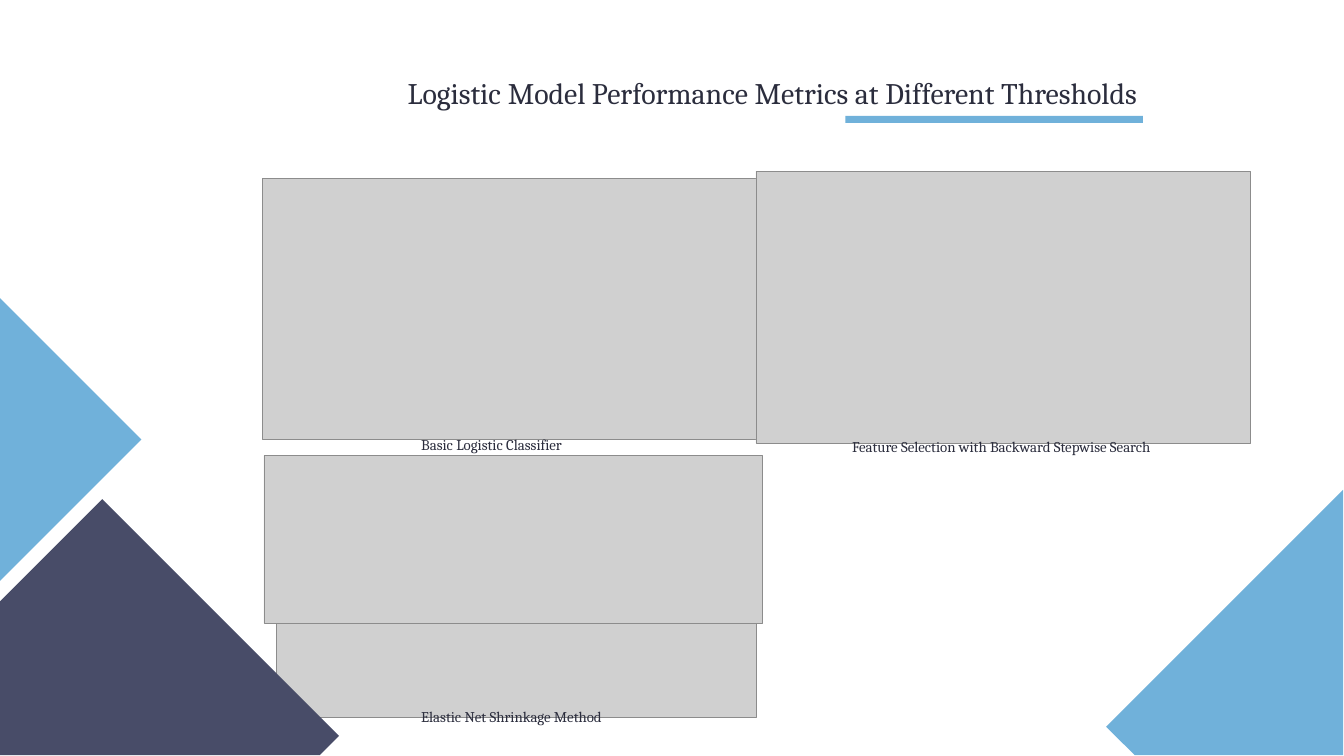
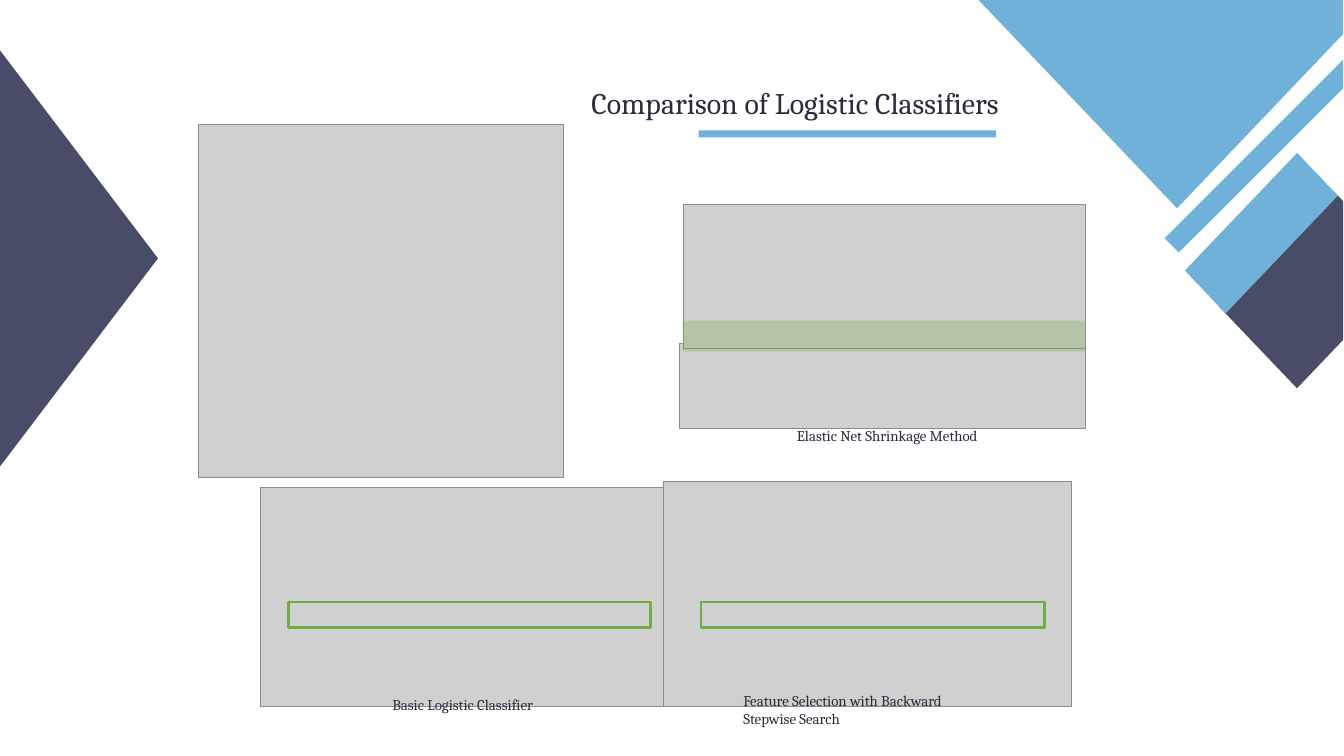
Before and after one commit to ztutar/Employee_Attrition_Classification_StatisticalLearning_FinalProject, a slide deck: slide 21 of TUTAR_OZEN_Project_Presentation.pptx (slide 22 before the commit). Drawn at 1344x756 pixels with LibreOffice and Linux fonts; fonts in the diff are those of the drawing; grey boxes stand for pictures. Boxes give left, top, right and bottom in pixels: in the first picture for what was removed or moved away, otherwise in the second. Text is boxed around its words. In the diff, an @@ line names an element or a change of style, - is before the commit and + after.

```diff
--- a/TUTAR_OZEN_Project_Presentation.pptx
+++ b/TUTAR_OZEN_Project_Presentation.pptx
@@ freeform shape added at <box>979,0,1343,314</box>, fill #70B1DA @@
@@ freeform shape added at <box>0,50,158,467</box>, fill #484C68 @@
@@ title removed at <box>408,83,1137,111</box> @@
-Logistic Model Performance Metrics at Different Thresholds
@@ freeform shape added at <box>1165,60,1343,253</box>, fill #70B1DA @@
@@ text added at <box>591,93,999,121</box>, 32 pt, text #2B2D3D @@
+Comparison of Logistic Classifiers
@@ picture added at <box>198,125,564,478</box> @@
@@ freeform shape: place and size @@
-freeform shape at <box>846,116,1143,123</box>
+freeform shape at <box>699,130,996,137</box>
@@ picture: place and size @@
-picture at <box>264,456,762,624</box>
+picture at <box>683,204,1085,349</box>
@@ freeform shape added at <box>1220,189,1343,389</box>, fill #484C68 @@
@@ freeform shape removed at <box>0,298,142,581</box> @@
@@ rectangle added at <box>683,321,1085,352</box>, fill #70AD47 at 30% opacity @@
@@ picture: place and size @@
-picture at <box>277,622,756,718</box>
+picture at <box>680,344,1085,429</box>
@@ text "Elastic Net Shrinkage Method": place and size @@
-text "Elastic Net Shrinkage Method" at <box>421,711,602,726</box>
+text "Elastic Net Shrinkage Method" at <box>797,427,978,445</box>
@@ freeform shape removed at <box>0,500,339,756</box> @@
@@ picture: place and size @@
-picture at <box>263,178,763,440</box>
+picture at <box>261,488,679,707</box>
@@ picture: place and size @@
-picture at <box>756,171,1251,444</box>
+picture at <box>663,482,1072,707</box>
@@ freeform shape removed at <box>1106,490,1343,756</box> @@
@@ rectangle added at <box>289,602,651,628</box>, outline #70AD47 3 pt @@
@@ rectangle added at <box>701,602,1045,628</box>, outline #70AD47 3 pt @@
@@ text "Feature Selection with Backward Stepwise ..." rewrapped from <box>852,441,1150,456</box> to <box>743,695,942,727</box> @@
@@ text "Basic Logistic Classifier": place and size @@
-text "Basic Logistic Classifier" at <box>421,439,562,453</box>
+text "Basic Logistic Classifier" at <box>392,699,533,714</box>
```
Also in this commit, not shown: 11 other slides changed, 1 slide added, 2 slides removed, 2 other files.
